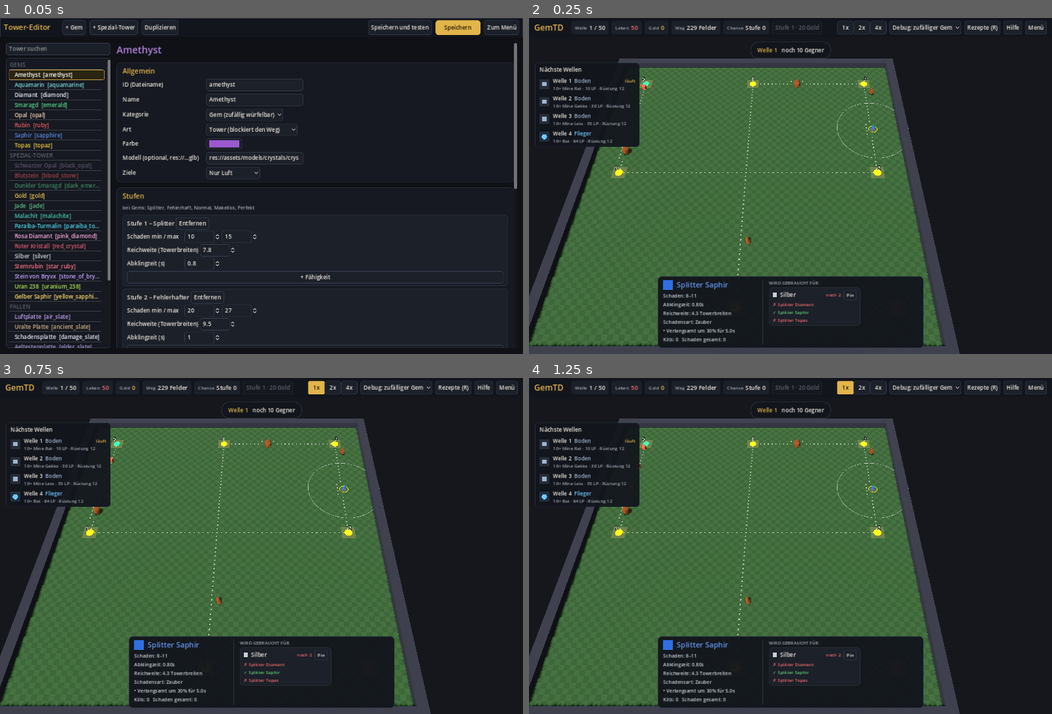
Above: before the commit, frames 1-4 (two rows, left to right).
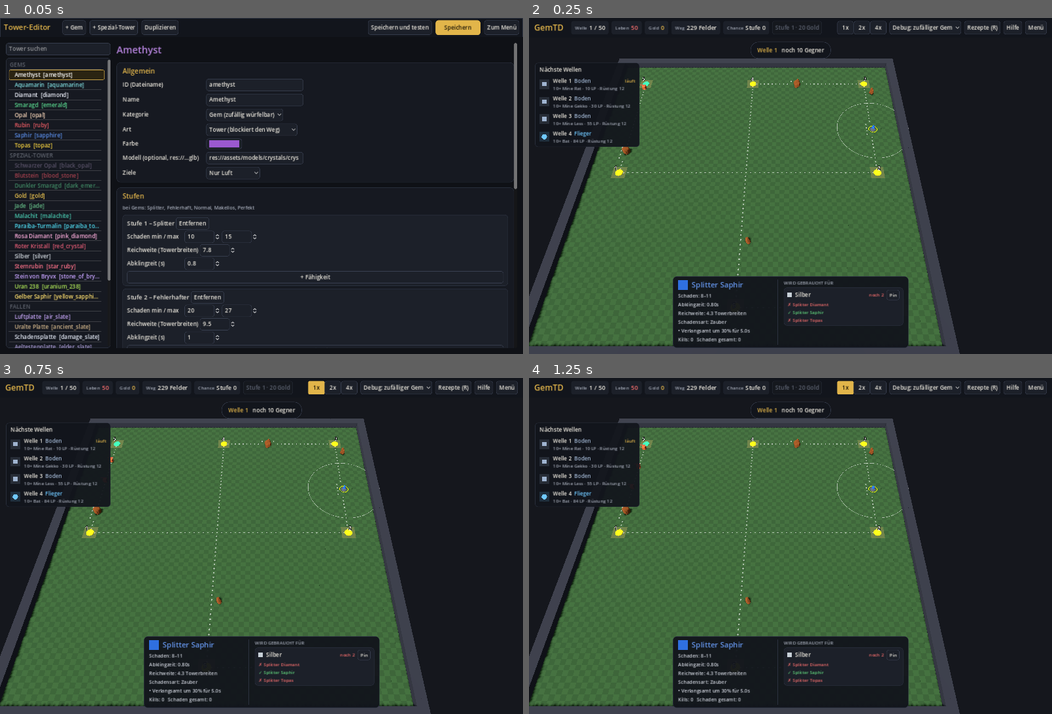
Above: after the commit, the same moments.

Repository: Tulkor/GemTD
Game: Godot game, scene res://tests/smoke_test.tscn
The game is run twice, just before and just after one commit, with the same random seed, the same clock (stepped at 60 frames per second) and the same inputs. This scene is started directly instead of the project's main scene.
Inputs:
- Up to frame 1 (0.05 s): no input
- Up to frame 2 (0.25 s): no input
- Up to frame 3 (0.75 s): click "1x" at 0.5 s
- Up to frame 4 (1.25 s): no input

Frame 1 is identical in both runs. In frame 2, 2.4% of the frame differs, in the area x 24-76%, y 76-99%; in frame 3, 2.4%; in frame 4, 2.4%.

Commit message:
Wird gebraucht für: blättern mit Pfeilen statt Scrollbar, neue Gems der Runde violett
Co-Authored-By: Claude Opus 5.5 (1M context) <noreply@anthropic.com>
Claude-Session: https://claude.ai/code/session_01SneAUyTQ7Ei1eZiBt2kj5x

Diff:
--- a/scripts/game/game.gd
+++ b/scripts/game/game.gd
@@ -610,7 +610,7 @@
 	hud.set_waves(_upcoming_waves(4))
 	# Baubar: in der Welle aus fertigen Towern, beim Setzen und Auswählen nur aus den Gems der Runde
 	var now_pool: Array = towers.values().filter(func(t): return not t.is_new) if phase == Phase.WAVE else round_towers
-	hud.set_owned(towers.values().map(func(t): return [t.tower_id, t.tier]),
+	hud.set_owned(towers.values().map(func(t): return [t.tower_id, t.tier, t.is_new]),
 			{"pool": now_pool.map(func(t): return [t.tower_id, t.tier]), "wave": phase == Phase.WAVE})
 
 	# Neue Gems, die eine Zutat für einen Spezial-Tower aus dieser Runde sind (lila markiert)
--- a/scripts/game/hud.gd
+++ b/scripts/game/hud.gd
@@ -51,6 +51,11 @@
 var info_body: Label
 var used_col: VBoxContainer
 var used_row: HBoxContainer
+var used_prev: Button
+var used_next: Button
+var used_page_label: Label
+var used_page := 0
+var _used_ids: Variant = null
 var actions_col: VBoxContainer
 var separators: Array[Control] = []
 
@@ -306,14 +311,22 @@
 
 	used_col = VBoxContainer.new()
 	h.add_child(used_col)
-	UiTheme.caption("Wird gebraucht für", used_col)
-	var scroll := ScrollContainer.new()
-	scroll.custom_minimum_size = Vector2(400, 150)
-	scroll.vertical_scroll_mode = ScrollContainer.SCROLL_MODE_DISABLED
-	used_col.add_child(scroll)
+	# Kopfzeile mit Pfeilen zum Weiterklicken, darunter genau ein Rezept
+	var used_head := HBoxContainer.new()
+	used_head.add_theme_constant_override("separation", 6)
+	used_col.add_child(used_head)
+	UiTheme.caption("Wird gebraucht für", used_head).size_flags_horizontal = Control.SIZE_EXPAND_FILL
+	used_prev = UiUtil.button("‹", used_head, func(): _turn_used_page(-1))
+	used_page_label = UiUtil.label("", used_head, 12)
+	used_page_label.add_theme_color_override("font_color", UiTheme.MUTED)
+	used_next = UiUtil.button("›", used_head, func(): _turn_used_page(1))
+	for b in [used_prev, used_next]:
+		b.focus_mode = Control.FOCUS_NONE
+		b.custom_minimum_size = Vector2(30, 24)
+		b.add_theme_font_size_override("font_size", 16)
 	used_row = HBoxContainer.new()
-	used_row.add_theme_constant_override("separation", 10)
-	scroll.add_child(used_row)
+	used_row.custom_minimum_size = Vector2(320, 0)
+	used_col.add_child(used_row)
 	_vsep(h)
 
 	actions_col = VBoxContainer.new()
@@ -607,25 +620,41 @@
 # --- intern ------------------------------------------------------------------
 
 func _refresh_used_in() -> void:
-	var key := [_selection.get("used_in", null), Session.pinned_recipes.duplicate(), owned_now]
+	var ids = _selection.get("used_in", null)
+	if ids != _used_ids:
+		_used_ids = ids
+		used_page = 0
+	var key := [ids, Session.pinned_recipes.duplicate(), owned, owned_now, used_page]
 	if key == _used_key:
 		return
 	_used_key = key
 	for c in used_row.get_children():
 		used_row.remove_child(c)
 		c.queue_free()
-	var ids = _selection.get("used_in", null)
 	used_col.visible = ids != null
 	if ids == null:
 		return
-	if (ids as Array).is_empty():
+	var count := (ids as Array).size()
+	used_prev.visible = count > 1
+	used_next.visible = count > 1
+	used_page_label.visible = count > 1
+	used_page_label.text = "%d / %d" % [used_page + 1, count]
+	if count == 0:
 		UiUtil.label("Keine Rezepte brauchen diesen Tower.", used_row, 13).add_theme_color_override("font_color", UiTheme.MUTED)
 		return
-	for id in ids:
-		var c := RecipeBook.card(id, owned, _on_pins_changed, true, owned_now)
-		c.custom_minimum_size.x = 245
-		c.size_flags_vertical = Control.SIZE_SHRINK_BEGIN
-		used_row.add_child(c)
+	var c := RecipeBook.card(ids[used_page], owned, _on_pins_changed, true, owned_now)
+	c.size_flags_horizontal = Control.SIZE_EXPAND_FILL
+	c.size_flags_vertical = Control.SIZE_SHRINK_BEGIN
+	used_row.add_child(c)
+	_recenter.call_deferred()
+
+
+func _turn_used_page(step: int) -> void:
+	var count := (_used_ids as Array).size() if _used_ids != null else 0
+	if count == 0:
+		return
+	used_page = posmod(used_page + step, count)
+	_refresh_used_in()
 
 
 func _on_pins_changed() -> void:
--- a/scripts/ui/recipe_book.gd
+++ b/scripts/ui/recipe_book.gd
@@ -85,6 +85,8 @@
 		if line.have != null:
 			text = ("✓ " if line.have else "✗ ") + text
 			col = UiTheme.HAVE if line.have else UiTheme.MISSING
+			if line.have and line.get("new", false):
+				col = UiTheme.PURPLE_LIGHT
 		var l := UiUtil.label(("    " if line.indent > 0 else "") + text, v, 13 if not compact else 12)
 		l.add_theme_color_override("font_color", col)
 	p.set_meta("missing", st.missing)
@@ -141,7 +143,7 @@
 	var spacer := Control.new()
 	spacer.size_flags_horizontal = Control.SIZE_EXPAND_FILL
 	head.add_child(spacer)
-	for leg in [["✓ hast du", UiTheme.HAVE], ["✗ fehlt", UiTheme.MISSING], ["am wenigsten fehlt zuerst", UiTheme.MUTED]]:
+	for leg in [["✓ fixiert", UiTheme.HAVE], ["✓ neu in dieser Runde", UiTheme.PURPLE_LIGHT], ["✗ fehlt", UiTheme.MISSING], ["am wenigsten fehlt zuerst", UiTheme.MUTED]]:
 		UiUtil.label(leg[0], head, 13).add_theme_color_override("font_color", leg[1])
 	var close_b := UiUtil.button("Schließen (R)", head, close)
 	close_b.focus_mode = Control.FOCUS_NONE
@@ -157,7 +159,7 @@
 	grid.add_theme_constant_override("v_separation", 12)
 	scroll.add_child(grid)
 
-	var hint := UiUtil.label("Angepinnte Rezepte stehen im Spiel links oben und zeigen, was noch fehlt. Grün/rot zählt alle Tower auf dem Feld und die neuen Gems. Baubar ist ein Rezept aber nur so: bei …(110 unchanged characters)…
+	var hint := UiUtil.label("Angepinnte Rezepte stehen im Spiel links oben und zeigen, was noch fehlt. Grün sind fixierte Tower aus früheren Runden, violett die neuen Gems dieser Runde, rot fehlt noch. Baubar ist ein Rezept aber nur so: bei …(110 unchanged characters)…
 	hint.autowrap_mode = TextServer.AUTOWRAP_WORD_SMART
 	hint.add_theme_color_override("font_color", UiTheme.MUTED)
 	hide()
--- a/scripts/ui/recipes.gd
+++ b/scripts/ui/recipes.gd
@@ -13,45 +13,52 @@
 	return Database.tower_label(str(ing.get("tower", "")), int(ing.get("tier", 0)))
 
 
-static func _take(pool: Array, ing: Dictionary) -> bool:
+## Nimmt eine passende Zutat aus dem Pool und gibt sie zurück (oder null).
+static func _take(pool: Array, ing: Dictionary) -> Variant:
 	for i in pool.size():
 		if pool[i][0] == str(ing.get("tower", "")) and int(pool[i][1]) == int(ing.get("tier", 0)):
-			pool.remove_at(i)
-			return true
-	return false
+			return pool.pop_at(i)
+	return null
 
 
-## Rückgabe: {"lines": [{"text", "have", "indent"}], "missing": int}.
-## have ist null für Zwischenzeilen wie "einer von:".
+static func _is_new(entry: Variant) -> bool:
+	return entry != null and entry.size() > 2 and bool(entry[2])
+
+
+## Rückgabe: {"lines": [{"text", "have", "new", "indent"}], "missing": int}.
+## have ist null für Zwischenzeilen wie "einer von:". new: die Zutat ist ein neuer Gem dieser Runde,
+## noch nicht fixiert (owned-Einträge dürfen dafür als drittes Feld true tragen).
 static func status(id: String, owned: Array) -> Dictionary:
 	var recipe: Array = Database.towers.get(id, {}).get("recipe", [])
-	var pool := owned.duplicate()
-	var have := []
-	have.resize(recipe.size())
+	# Fixierte Tower zuerst, damit sie vor den neuen Gems als Zutat zählen
+	var pool := owned.filter(func(o): return not _is_new(o)) + owned.filter(func(o): return _is_new(o))
+	var taken := []
+	taken.resize(recipe.size())
 	# Erst die festen Zutaten, dann die Auswahl-Zutaten, damit "einer von" keine feste Zutat wegnimmt.
 	for i in recipe.size():
 		if not recipe[i].has("any_of"):
-			have[i] = _take(pool, recipe[i])
+			taken[i] = _take(pool, recipe[i])
 	var lines := []
 	var missing := 0
 	for i in recipe.size():
 		var ing: Dictionary = recipe[i]
 		if ing.has("any_of"):
-			lines.append({"text": "einer von:", "have": null, "indent": 0})
-			var any := false
+			lines.append({"text": "einer von:", "have": null, "new": false, "indent": 0})
+			var got: Variant = null
 			for alt in ing.any_of:
-				var h := pool.any(func(o): return o[0] == str(alt.get("tower", "")) and int(o[1]) == int(alt.get("tier", 0)))
-				lines.append({"text": ingredient_label(alt), "have": h, "indent": 1})
-				any = any or h
-			if any:
-				for alt in ing.any_of:
-					if _take(pool, alt):
-						break
-			else:
+				got = _take(pool, alt)
+				if got != null:
+					break
+			for alt in ing.any_of:
+				var match_got: bool = got != null and got[0] == str(alt.get("tower", "")) and int(got[1]) == int(alt.get("tier", 0))
+				var h := match_got or pool.any(func(o): return o[0] == str(alt.get("tower", "")) and int(o[1]) == int(alt.get("tier", 0)))
+				var n := _is_new(got) if match_got else false
+				lines.append({"text": ingredient_label(alt), "have": h, "new": n, "indent": 1})
+			if got == null:
 				missing += 1
 		else:
-			lines.append({"text": ingredient_label(ing), "have": have[i], "indent": 0})
-			if not have[i]:
+			lines.append({"text": ingredient_label(ing), "have": taken[i] != null, "new": _is_new(taken[i]), "indent": 0})
+			if taken[i] == null:
 				missing += 1
 	return {"lines": lines, "missing": missing}
 
--- a/tests/smoke_test.gd
+++ b/tests/smoke_test.gd
@@ -221,6 +221,15 @@
 	st = Recipes.status("poison_slate", [["emerald", 2], ["opal", 1]])
 	check(st.missing == 0, "Rezeptstatus Giftplatte mit 'einer von' erfüllt")
 	check(Recipes.used_in("emerald", 2).has("jade") and Recipes.used_in("emerald", 2).has("poison_slate"), "Normaler Smaragd wird für Jade und Giftplatte gebraucht")
+	game.hud.set_selection({"title": "Smaragd", "color": Color.GREEN, "body": "", "used_in": Recipes.used_in("emerald", 2)})
+	var used_n := Recipes.used_in("emerald", 2).size()
+	check(game.hud.used_row.get_child_count() == 1 and game.hud.used_page_label.text == "1 / %d" % used_n, "Wird gebraucht für: ein Rezept pro Seite, Seite 1 / %d" % used_n)
+	game.hud._turn_used_page(1)
+	check(game.hud.used_page_label.text == "2 / %d" % used_n, "Pfeil blättert weiter")
+	game.hud._turn_used_page(-2)
+	check(game.hud.used_page_label.text == "%d / %d" % [used_n, used_n], "Pfeil zurück springt ans Ende")
+	st = Recipes.status("silver", [["diamond", 0, true], ["sapphire", 0], ["topaz", 0]])
+	check(st.lines[0].new and not st.lines[1].new and st.missing == 0, "Neuer Gem der Runde violett, fixierter Tower grün")
 	var jade_set := [["emerald", 2], ["opal", 2], ["sapphire", 1]]
 	check(not Recipes.ready_now("jade", jade_set, {"pool": [], "wave": false}), "Jade mit Feld-Towern beim Setzen nicht baubar")
 	check(Recipes.ready_now("jade", jade_set, {"pool": jade_set, "wave": true}), "Jade mit Feld-Towern in der Welle baubar")
